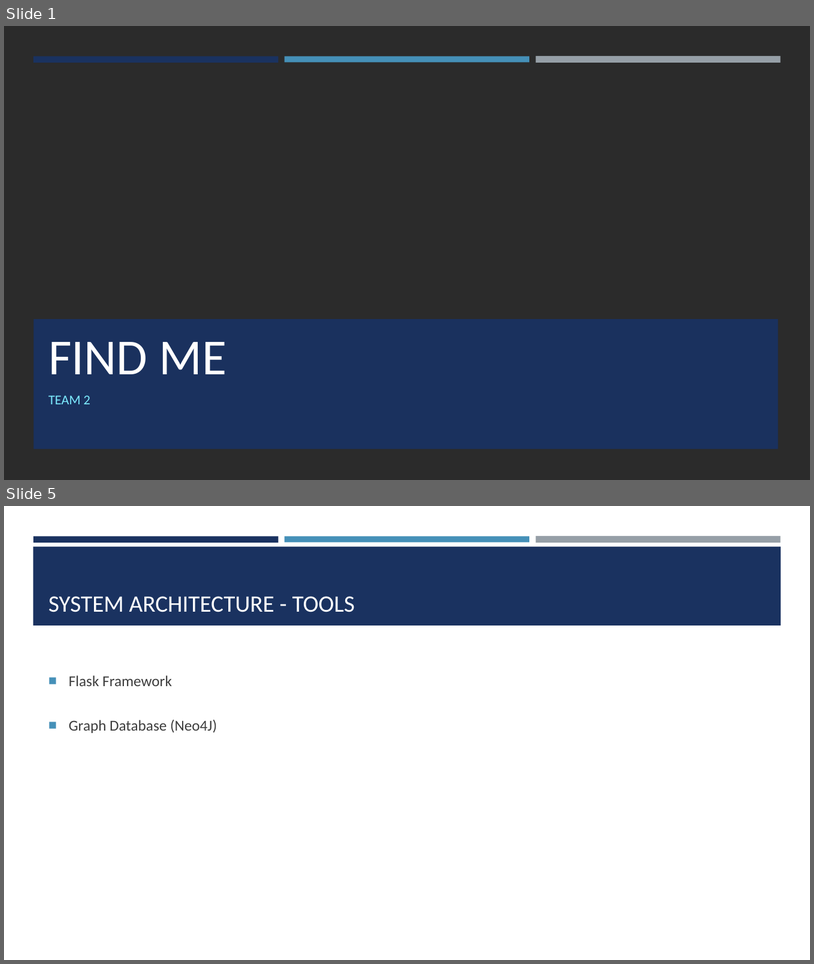
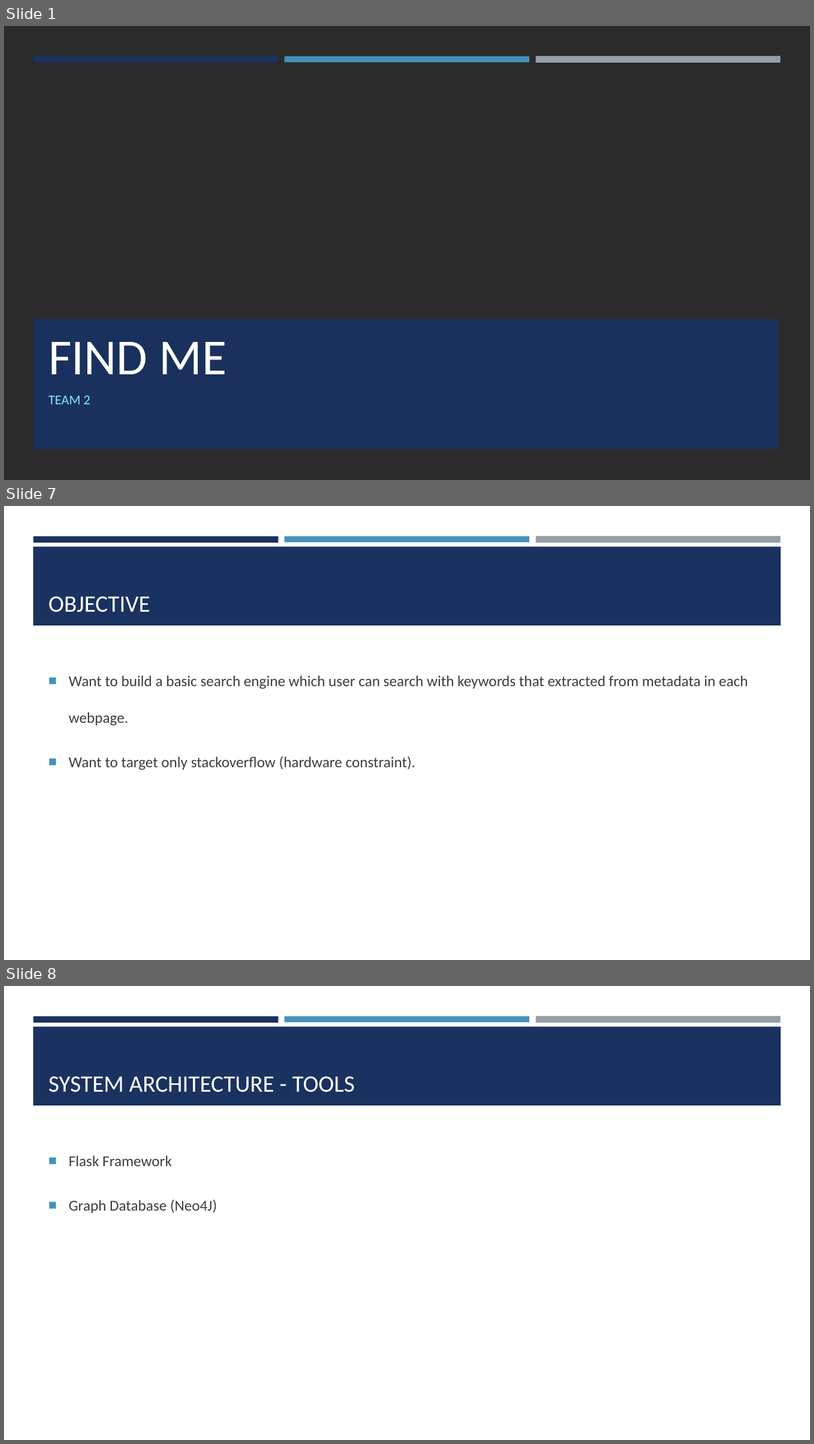
Before and after one commit to seakmengc/find_me, a slide deck: docs/find_me.pptx. Shown one above the other, each under a label of ours: slides 1 and 5 before the commit, slides 1, 7 and 8 after it; the slides between them are not shown. The pictures are 814x964 and 814x1444 pixels, drawn with LibreOffice and Linux fonts; fonts in the diff are those of the drawing; background and template pictures are left out; a plain dark background stands for a picture behind light text. Boxes give left, top, right and bottom in pixels: in the first picture for what was removed or moved away, otherwise in the second. Text is boxed around its words. In the diff, an @@ line names an element or a change of style, - is before the commit and + after.

```diff
--- a/docs/find_me.pptx
+++ b/docs/find_me.pptx
@@ slide 7 added at [4, 506, 810, 960], background #FFFFFF; not listed: 4 template elements that a slide beside it also shows @@
@@ title added at [48, 596, 150, 612], 28 pt, text #FFFFFF @@
+OBJECTIVE
@@ text added at [69, 675, 748, 770], 18 pt, text #3D3D3D @@
+■ Want to build a basic search engine which user can search with keywords that extracted from metadata in each webpage.
+■ Want to target only stackoverflow (hardware constraint).
@@ what was slide 5 is now slide 8 @@
```
Also in this commit, not shown: 5 slides changed, 9 other slides added, 3 slides removed, 3 other files.
